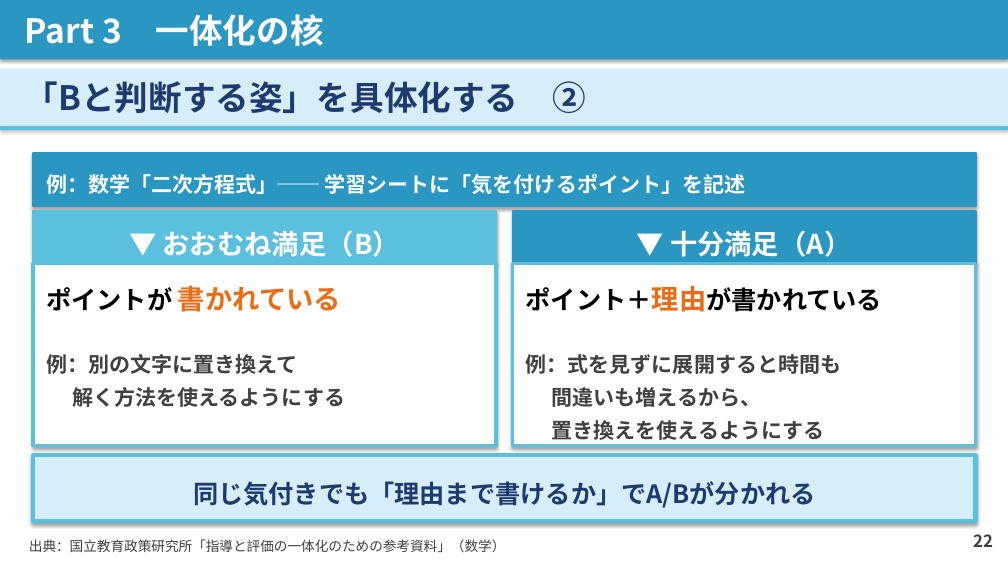
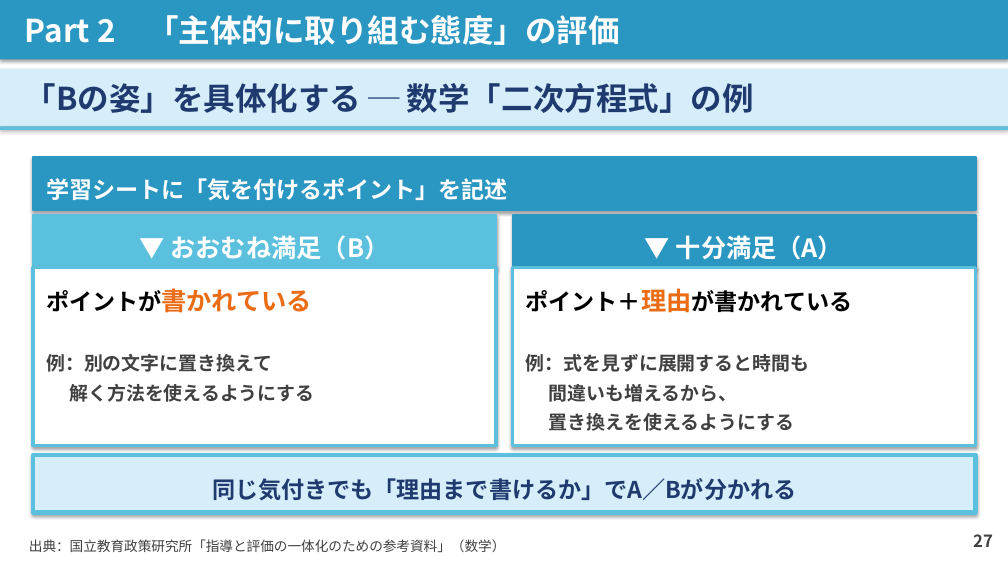
Before and after one commit to contynet730-star/con30, a slide deck: slide 27 of 講義スライド_石神井南中_20260603.pptx (slide 22 before the commit). Drawn at 1008x567 pixels with LibreOffice and Linux fonts; fonts in the diff are those of the drawing. Boxes give left, top, right and bottom in pixels: in the first picture for what was removed or moved away, otherwise in the second. Text is boxed around its words. In the diff, an @@ line names an element or a change of style, - is before the commit and + after.

```diff
--- a/講義スライド_石神井南中_20260603.pptx
+++ b/講義スライド_石神井南中_20260603.pptx
@@ text in rectangle at [25, 15, 619, 45]: text changed; size 32 to 30 pt @@
-Part 3 一体化の核
+Part 2 「主体的に取り組む態度」の評価
@@ text in rectangle at [25, 83, 753, 113]: text changed; size 32 to 30 pt @@
-「Bと判断する姿」を具体化する ②
+「Bの姿」を具体化する ─ 数学「二次方程式」の例
@@ 3 rectangles: place and size @@
-3 rectangles at [33, 153, 976, 264]
+3 rectangles at [33, 157, 976, 268]
@@ text in rectangle at [46, 178, 507, 201]: text changed; size 20 to 22 pt @@
-例：数学「二次方程式」── 学習シートに「気を付けるポイント」を記述
+学習シートに「気を付けるポイント」を記述
@@ rectangle "▼ おおむね満足（B）" at [33, 215, 496, 268]: size 26 to 24 pt @@
@@ rectangle "▼ 十分満足（A）" at [513, 215, 975, 268]: size 26 to 24 pt @@
@@ rectangle "ポイントが書かれている": place and size @@
-rectangle "ポイントが書かれている" at [33, 264, 496, 446]
+rectangle "ポイントが書かれている" at [33, 268, 496, 445]
@@ rectangle "ポイント＋理由が書かれている": place and size @@
-rectangle "ポイント＋理由が書かれている" at [513, 264, 975, 446]
+rectangle "ポイント＋理由が書かれている" at [513, 268, 975, 445]
@@ rectangle "ポイント＋理由が書かれている" at [513, 268, 975, 445]: size 24 to 22 pt, size 26 to 24 pt in "ポイント＋理由が書かれている"; size 20 to 18 pt in "例：式を見ずに展開すると時間も", "間違いも増えるから、", "置き換えを使えるようにする" @@
@@ text in rectangle at [46, 288, 312, 313]: text changed; size 26 to 24 pt @@
-ポイントが 書かれている
+ポイントが書かれている
@@ text in rectangle at [46, 354, 314, 402]: size 20 to 18 pt in "例：別の文字に置き換えて", "解く方法を使えるようにする" @@
@@ rectangle "同じ気付きでも「理由まで書けるか」でA／Bが分かれる": place and size @@
-rectangle "同じ気付きでも「理由まで書けるか」でA／Bが分かれる" at [33, 454, 976, 520]
+rectangle "同じ気付きでも「理由まで書けるか」でA／Bが分かれる" at [33, 454, 976, 513]
@@ text in rectangle at [212, 478, 796, 501]: text changed; size 24 to 22 pt @@
-同じ気付きでも「理由まで書けるか」でA/Bが分かれる
+同じ気付きでも「理由まで書けるか」でA／Bが分かれる
@@ text at [973, 534, 993, 547]: text changed @@
-22
+27
```
Also in this commit, not shown: 16 other slides changed, 13 slides added, 13 slides removed, 1 other file.
